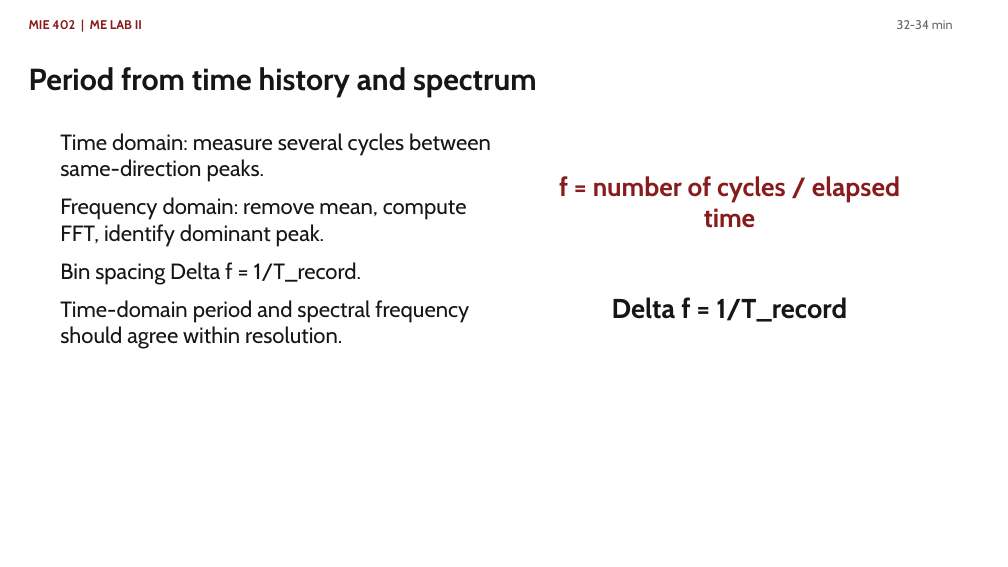
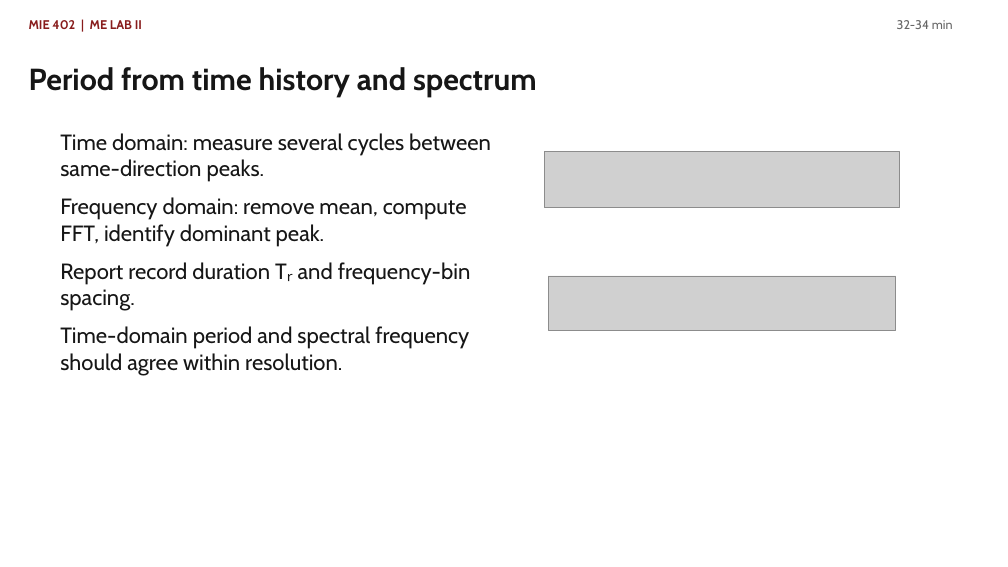
Before and after one commit to Ehsan-Roohi/MIE402-Lab, a slide deck: slide 16 of site/docs/MIE402_Lecture03_Single_Pendulum_PreLab2_Fall2026.pptx. Drawn at 1008x567 pixels with LibreOffice and Linux fonts; fonts in the diff are those of the drawing; grey boxes stand for pictures. Boxes give left, top, right and bottom in pixels: in the first picture for what was removed or moved away, otherwise in the second. Text is boxed around its words. In the diff, an @@ line names an element or a change of style, - is before the commit and + after.

```diff
--- a/site/docs/MIE402_Lecture03_Single_Pendulum_PreLab2_Fall2026.pptx
+++ b/site/docs/MIE402_Lecture03_Single_Pendulum_PreLab2_Fall2026.pptx
@@ picture added at (544,151,900,208) @@
@@ text removed at (559,176,900,228) @@
-f = number of cycles / elapsed time
@@ text at (60,262,471,311): text changed @@
-Bin spacing Delta f = 1/T_record.
+Report record duration Tᵣ and frequency-bin spacing.
@@ picture added at (548,276,896,330) @@
@@ text removed at (612,297,847,322) @@
-Delta f = 1/T_record
```
Also in this commit, not shown: 7 other slides changed, 4 other files.
